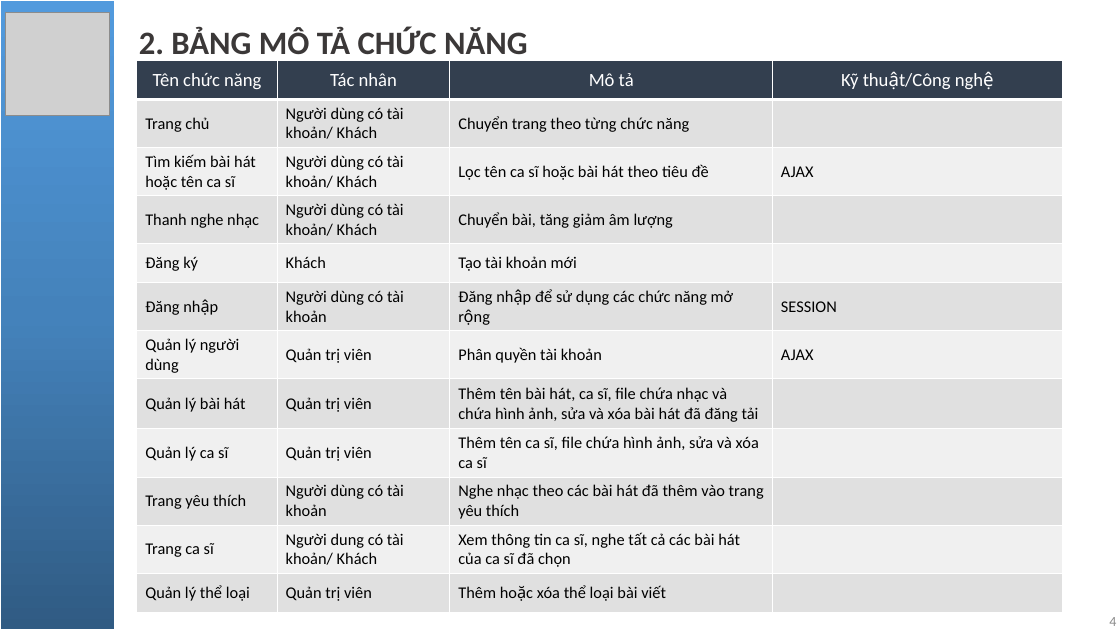
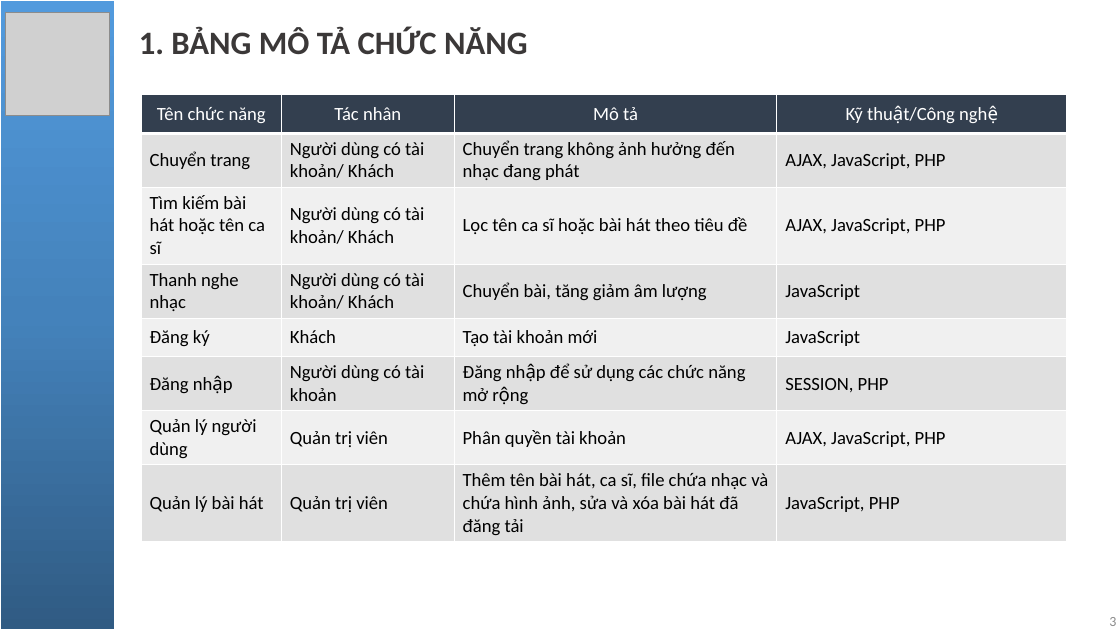
Before and after one commit to NgoQuocBao1010/PHP-Spotify-Clone, a slide deck: slide 3 of pptReport/Báo cáo đồ án.pptx (slide 4 before the commit). Drawn at 1120x630 pixels with LibreOffice and Linux fonts; fonts in the diff are those of the drawing; grey boxes stand for pictures. Boxes give left, top, right and bottom in pixels: in the first picture for what was removed or moved away, otherwise in the second. Text is boxed around its words. In the diff, an @@ line names an element or a change of style, - is before the commit and + after.

Commit message:
ppt done

```diff
--- a/pptReport/Báo cáo đồ án.pptx
+++ b/pptReport/Báo cáo đồ án.pptx
@@ subtitle at [139, 28, 528, 55]: text changed @@
-2. BẢNG MÔ TẢ CHỨC NĂNG
+1. BẢNG MÔ TẢ CHỨC NĂNG
@@ table at [141, 94, 1067, 539] @@
-row 2: Trang chủ | Người dùng có tài khoản/ Khách | Chuyển trang theo từng chức năng | 
-row 3: Tìm kiếm bài hát hoặc tên ca sĩ | Người dùng có tài khoản/ Khách | Lọc tên ca sĩ hoặc bài hát theo tiêu đề | AJAX
-row 4: Thanh nghe nhạc | Người dùng có tài khoản/ Khách | Chuyển bài, tăng giảm âm lượng | 
-row 5: Đăng ký | Khách | Tạo tài khoản mới | 
-row 6: Đăng nhập | Người dùng có tài khoản | Đăng nhập để sử dụng các chức năng mở rộng | SESSION
-row 7: Quản lý người dùng | Quản trị viên | Phân quyền tài khoản | AJAX
-row 8: Quản lý bài hát | Quản trị viên | Thêm tên bài hát, ca sĩ, file chứa nhạc và chứa hình ảnh, sửa và xóa bài hát đã đăng tải | 
-row 9: Quản lý ca sĩ | Quản trị viên | Thêm tên ca sĩ, file chứa hình ảnh, sửa và xóa ca sĩ | 
-row 10: Trang yêu thích | Người dùng có tài khoản | Nghe nhạc theo các bài hát đã thêm vào trang yêu thích | 
-row 11: Trang ca sĩ | Người dung có tài khoản/ Khách | Xem thông tin ca sĩ, nghe tất cả các bài hát của ca sĩ đã chọn | 
-row 12: Quản lý thể loại | Quản trị viên | Thêm hoặc xóa thể loại bài viết | 
+row 2: Chuyển trang | Người dùng có tài khoản/ Khách | Chuyển trang không ảnh hưởng đến nhạc đang phát | AJAX, JavaScript, PHP
+row 3: Tìm kiếm bài hát hoặc tên ca sĩ | Người dùng có tài khoản/ Khách | Lọc tên ca sĩ hoặc bài hát theo tiêu đề | AJAX, JavaScript, PHP
+row 4: Thanh nghe nhạc | Người dùng có tài khoản/ Khách | Chuyển bài, tăng giảm âm lượng | JavaScript
+row 5: Đăng ký | Khách | Tạo tài khoản mới | JavaScript
+row 6: Đăng nhập | Người dùng có tài khoản | Đăng nhập để sử dụng các chức năng mở rộng | SESSION, PHP
+row 7: Quản lý người dùng | Quản trị viên | Phân quyền tài khoản | AJAX, JavaScript, PHP
+row 8: Quản lý bài hát | Quản trị viên | Thêm tên bài hát, ca sĩ, file chứa nhạc và chứa hình ảnh, sửa và xóa bài hát đã đăng tải | JavaScript, PHP
@@ table: place and size @@
-table at [137, 60, 1063, 607]
+table at [141, 94, 1067, 539]
@@ page number at [1109, 617, 1116, 626]: text changed @@
-4
+3
```
Also in this commit, not shown: 17 other slides changed, 3 slides added, 1 slide removed.
